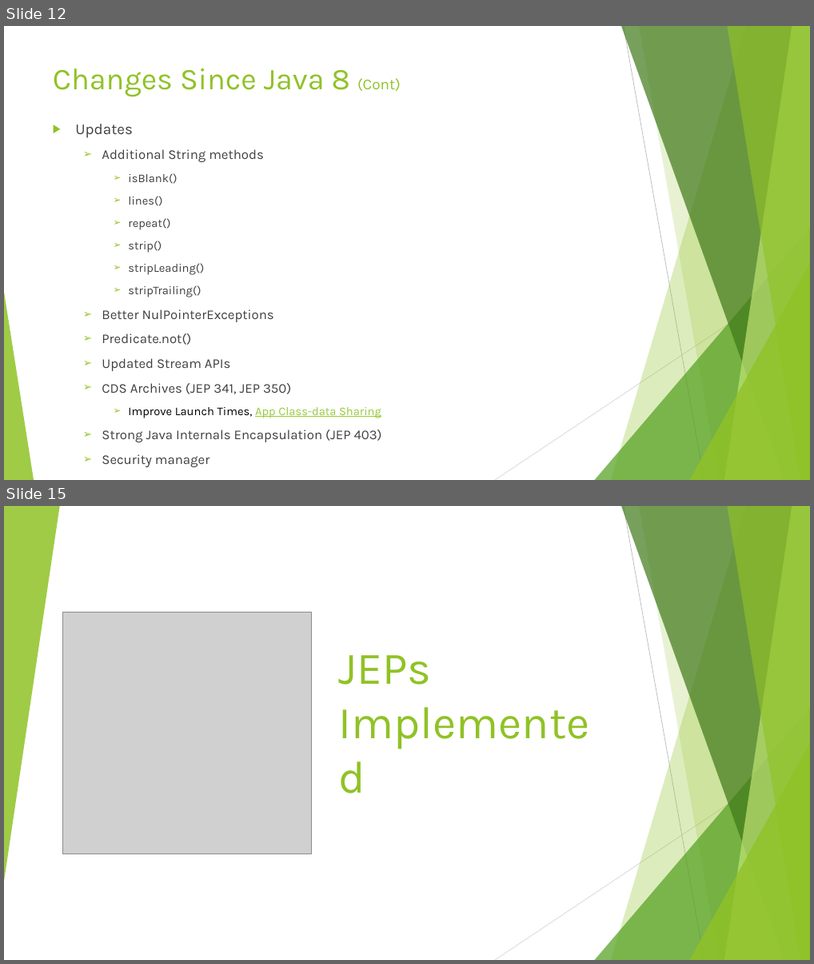
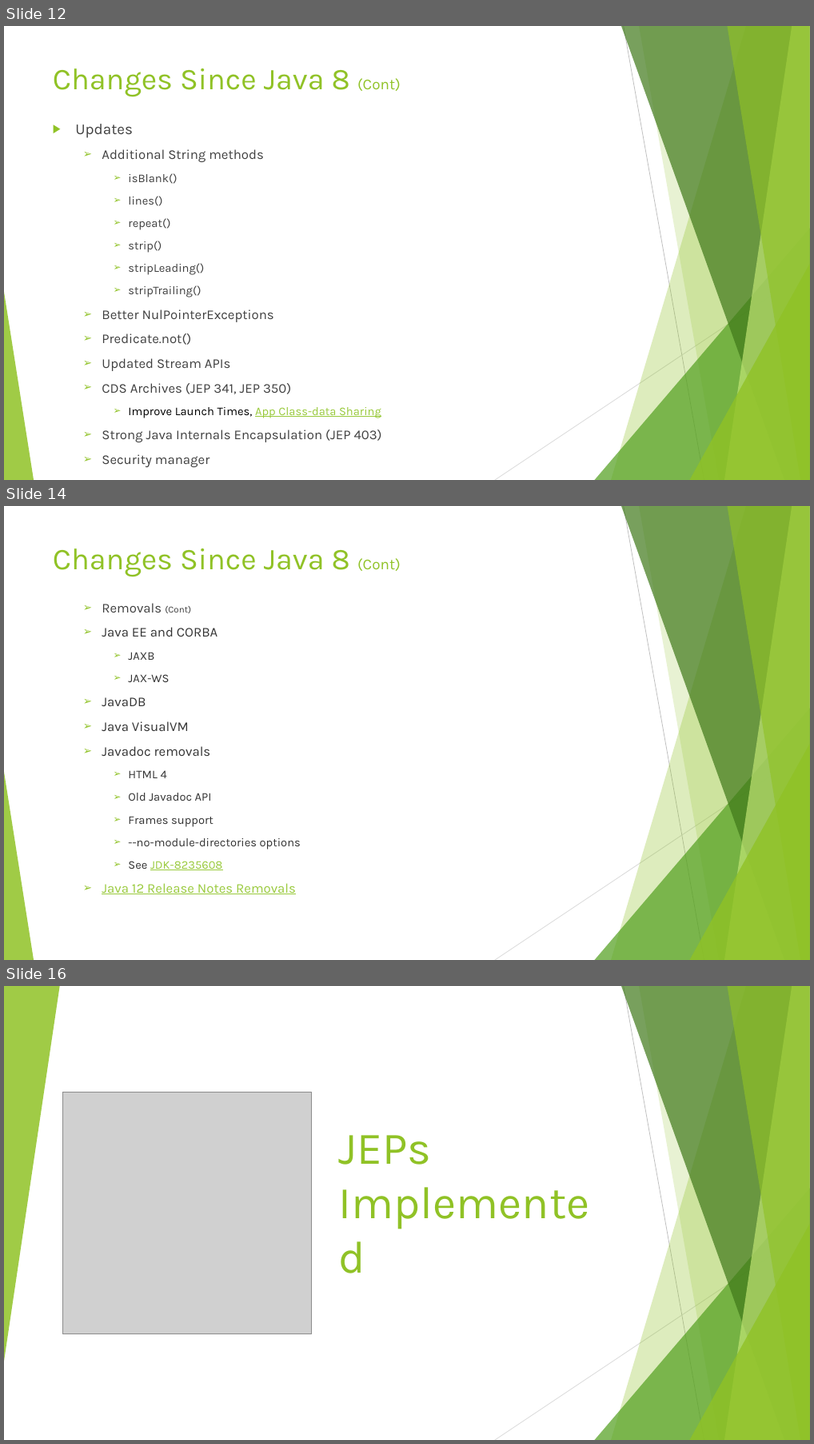
Before and after one commit to Rohan427/Qpid4Graal, a slide deck: doc/reference/Java_17 _Upgrade.pptx. Shown one above the other, each under a label of ours: slides 12 and 15 before the commit, slides 12, 14 and 16 after it; the slides between them are not shown. The pictures are 814x964 and 814x1444 pixels, drawn with LibreOffice and Linux fonts; fonts in the diff are those of the drawing; grey boxes stand for pictures. Boxes give left, top, right and bottom in pixels: in the first picture for what was removed or moved away, otherwise in the second. Text is boxed around its words. In the diff, an @@ line names an element or a change of style, - is before the commit and + after.

Commit message:
Java 17 Upgrade PPT v3

```diff
--- a/doc/reference/Java_17 _Upgrade.pptx
+++ b/doc/reference/Java_17 _Upgrade.pptx
@@ slide 14 added at [4,506,810,960], background #FFFFFF; not listed: 10 template elements that a slide beside it also shows @@
@@ title added at [53,548,401,576], 36 pt, text #90C226 @@
+Changes Since Java 8 (Cont)
@@ text added at [102,603,301,894], 14 pt, text #333333 @@
+  ➢ Removals (Cont)
+  ➢ Java EE and CORBA
+    ➢ JAXB
+    ➢ JAX-WS
+  ➢ JavaDB
+  ➢ Java VisualVM
+  ➢ Javadoc removals
+    ➢ HTML 4
+    ➢ Old Javadoc API
+    ➢ Frames support
+    ➢ --no-module-directories options
+    ➢ See JDK-8235608
+  ➢ Java 12 Release Notes Removals
@@ what was slide 15 is now slide 16 @@
```
Also in this commit, not shown: 4 slides changed, 1 other file.
